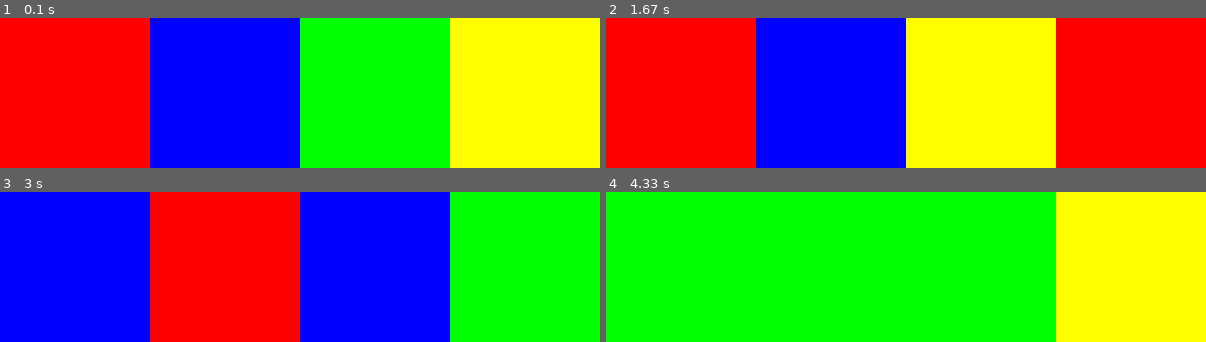
Above: before the commit, frames 1-4 (two rows, left to right).
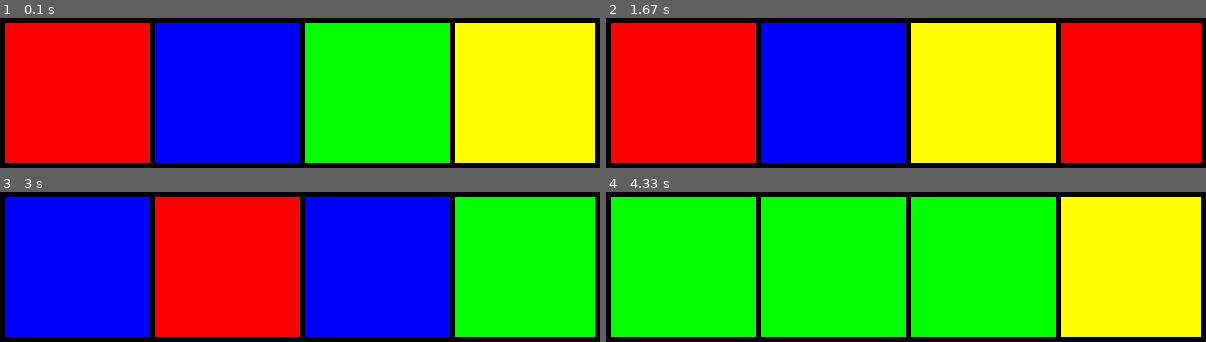
Above: after the commit, the same moments.

Repository: jduffey/watchgirl
Game: pygame game, started from pygametest.py
Same seed, same stepped clock (60 frames per second), same inputs: the game is played once before the commit and once after it.
Inputs:
- Up to frame 1 (0.1 s): no input
- Up to frame 2 (1.67 s): no input
- Up to frame 3 (3 s): no input
- Up to frame 4 (4.33 s): no input

The runs differ from the first frame. In frame 1, 11% of the frame differs, in the area x 0-100%, y 0-100%; in frame 2, 11%; in frame 3, 11%; in frame 4, 11%.

Commit message:
Draw black boxes around color squares for easier ID

Diff:
--- a/pygametest.py
+++ b/pygametest.py
@@ -22,6 +22,7 @@
 myWhite = (255, 255, 255)
 myLightRed = (255, 180, 180)
 myLightBLue = (190, 190, 255)
+myBlack = (0, 0, 0)
 
 squareOne = (0, 0, 1 * APP_X_SIZE/4, APP_Y_SIZE)
 squareTwo = (1 * APP_X_SIZE/4, 0, 2 * APP_X_SIZE/4, APP_Y_SIZE)
@@ -54,9 +55,22 @@
 while isDrawingActive:
 
     pygame.draw.rect(screen, getRandomColor(), squareOne)
+    pygame.draw.rect(screen, myBlack, (0, 0, 5, APP_Y_SIZE))
+
     pygame.draw.rect(screen, getRandomColor(), squareTwo)
+    pygame.draw.rect(screen, myBlack, (150, 0, 5, APP_Y_SIZE))
+
     pygame.draw.rect(screen, getRandomColor(), squareThree)
+    pygame.draw.rect(screen, myBlack, (300, 0, 5, APP_Y_SIZE))
+
     pygame.draw.rect(screen, getRandomColor(), squareFour)
+    pygame.draw.rect(screen, myBlack, (450, 0, 5, APP_Y_SIZE))
+
+    pygame.draw.rect(screen, myBlack, (0, 0, APP_X_SIZE, 5))
+    pygame.draw.rect(screen, myBlack, (0, 145, APP_X_SIZE, 5))
+
+    pygame.draw.rect(screen, myBlack, (APP_X_SIZE - 5, 0, 5, APP_Y_SIZE))
+
     pygame.display.flip()
     time.sleep(1)
     #print(time.time())
